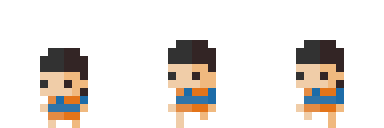
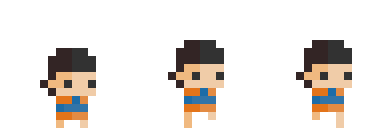
Revision of a layered 384 x 128 image; what changed, layer by layer:
painted on "Layer 1 copy 4" over [208, 40, 352, 128]
painted on "Layer 1 copy 3" over [80, 40, 224, 128]
painted on "Layer 1 copy 2" over [40, 48, 96, 128]
